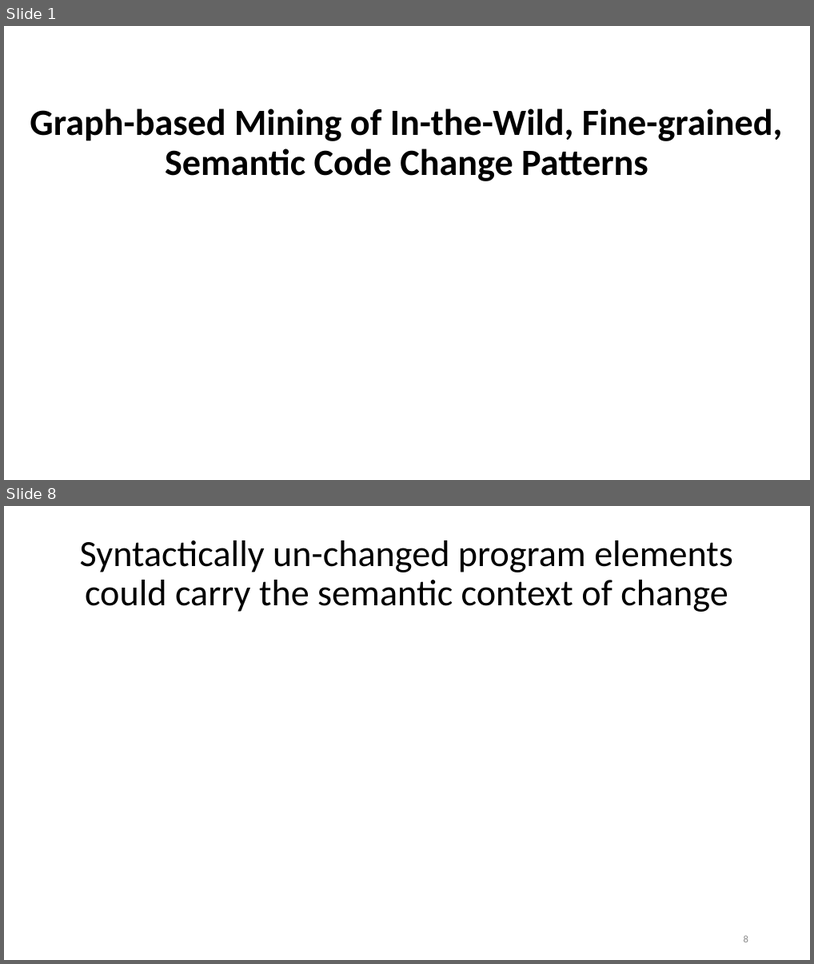
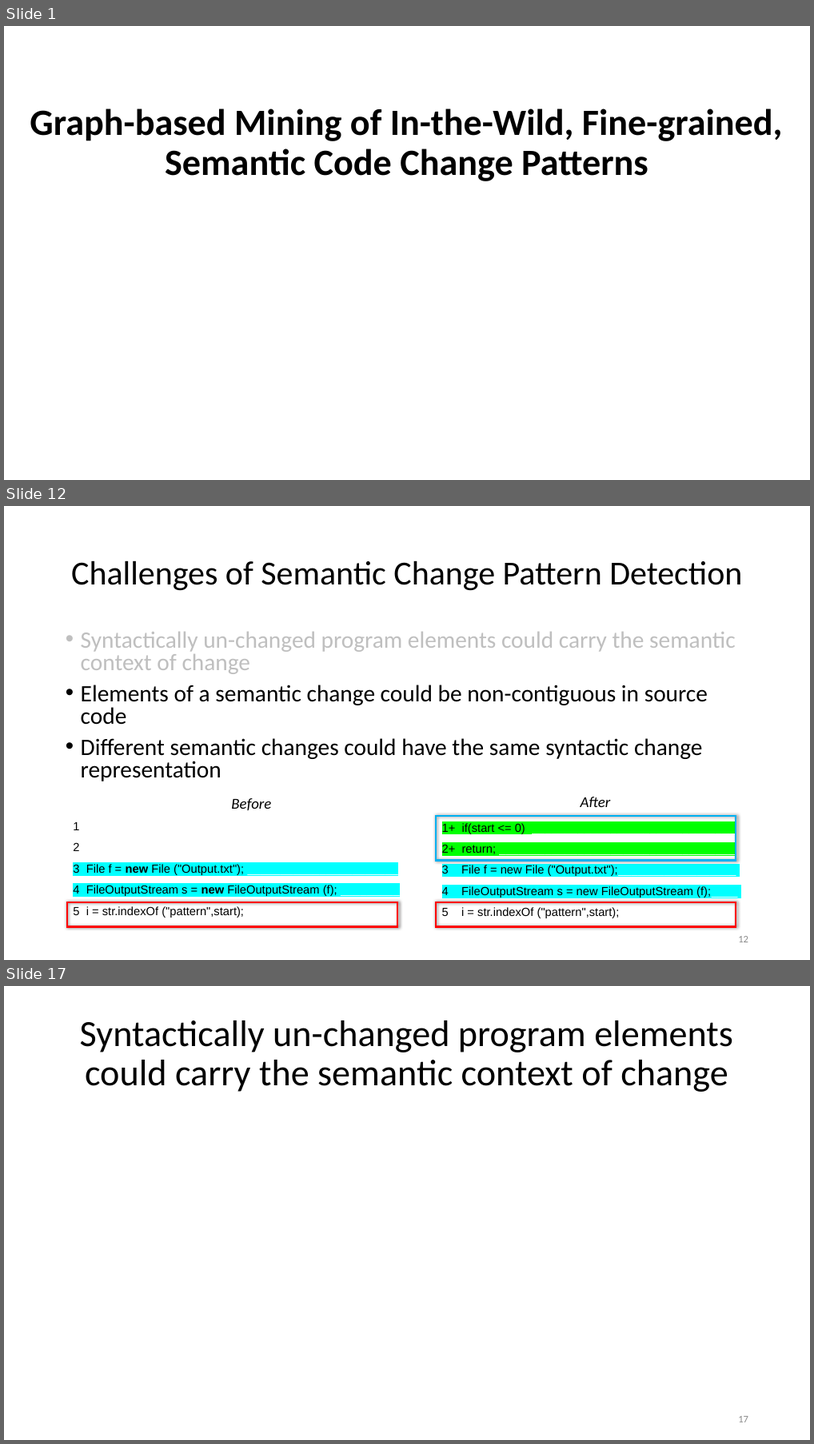
Before and after one commit to nguyenhoan/CPatMiner, a slide deck: CPatMiner_2.pptx. Shown one above the other, each under a label of ours: slides 1 and 8 before the commit, slides 1, 12 and 17 after it; the slides between them are not shown. The pictures are 814x964 and 814x1444 pixels, drawn with LibreOffice and Linux fonts; fonts in the diff are those of the drawing. Boxes give left, top, right and bottom in pixels: in the first picture for what was removed or moved away, otherwise in the second. Text is boxed around its words. In the diff, an @@ line names an element or a change of style, - is before the commit and + after.

```diff
--- a/CPatMiner_2.pptx
+++ b/CPatMiner_2.pptx
@@ slide 12 added at (4,506,810,960), background #FFFFFF @@
@@ title added at (71,561,742,591), 40 pt, text #000000 @@
+Challenges of Semantic Change Pattern Detection
@@ text added at (81,632,736,781), 28 pt, text #000000 @@
+• Syntactically un-changed program elements could carry the semantic context of change
+• Elements of a semantic change could be non-contiguous in source code
+• Different semantic changes could have the same syntactic change representation
@@ rectangle added at (436,816,736,860), outline #00B0F0 2.25 pt @@
@@ group added at (73,796,738,918): 4 texts @@
+1
+2
+3 File f = new File ("Output.txt"); _______________________
+4 FileOutputStream s = new FileOutputStream (f); _________
+5 i = str.indexOf ("pattern",start); ______________________
+Before
+1+ if(start <= 0) _______________________________
+2+ return; ____________________________________
+3 File f = new File ("Output.txt");__________________
+4 FileOutputStream s = new FileOutputStream (f);____
+5 i = str.indexOf ("pattern",start);____
+After
@@ rectangle added at (67,902,398,927), outline #FF0000 2.25 pt @@
@@ rectangle added at (436,902,736,927), outline #FF0000 2.25 pt @@
@@ page number added at (738,936,749,942), 12 pt, text #8C8C8C @@
+12
@@ what was slide 8 is now slide 17 @@
@@ page number at (738,1416,749,1422): text changed @@
-8
+17
```
Also in this commit, not shown: 6 slides changed, 8 other slides added.
